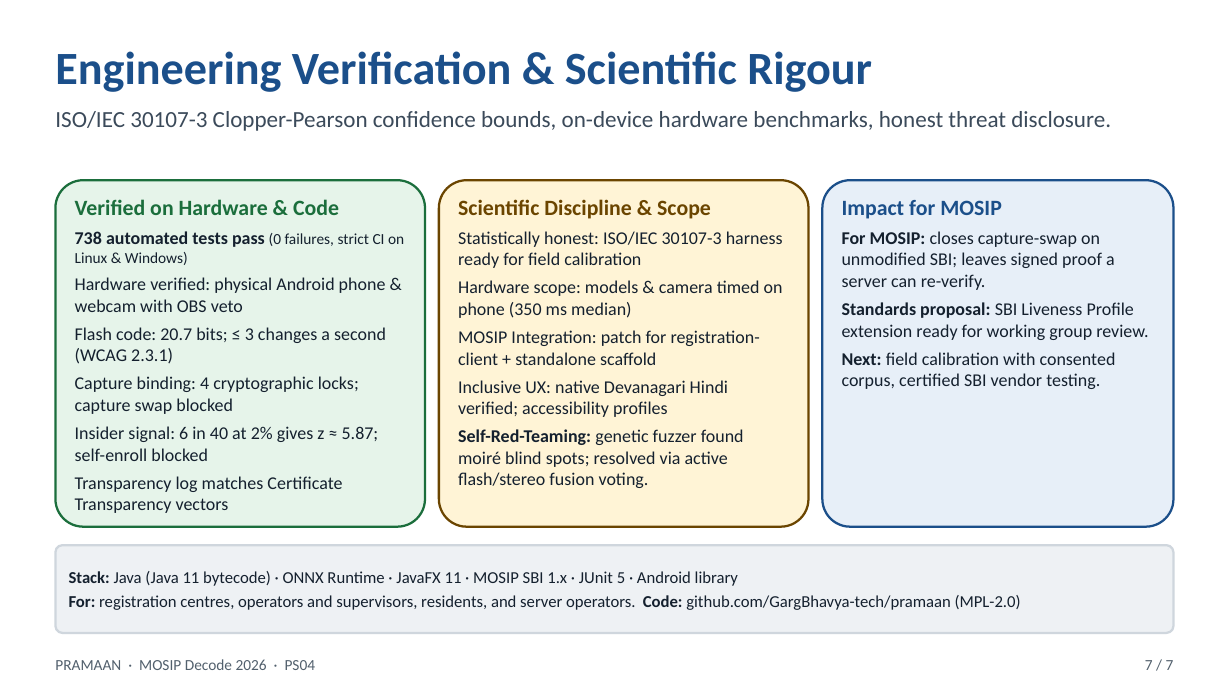
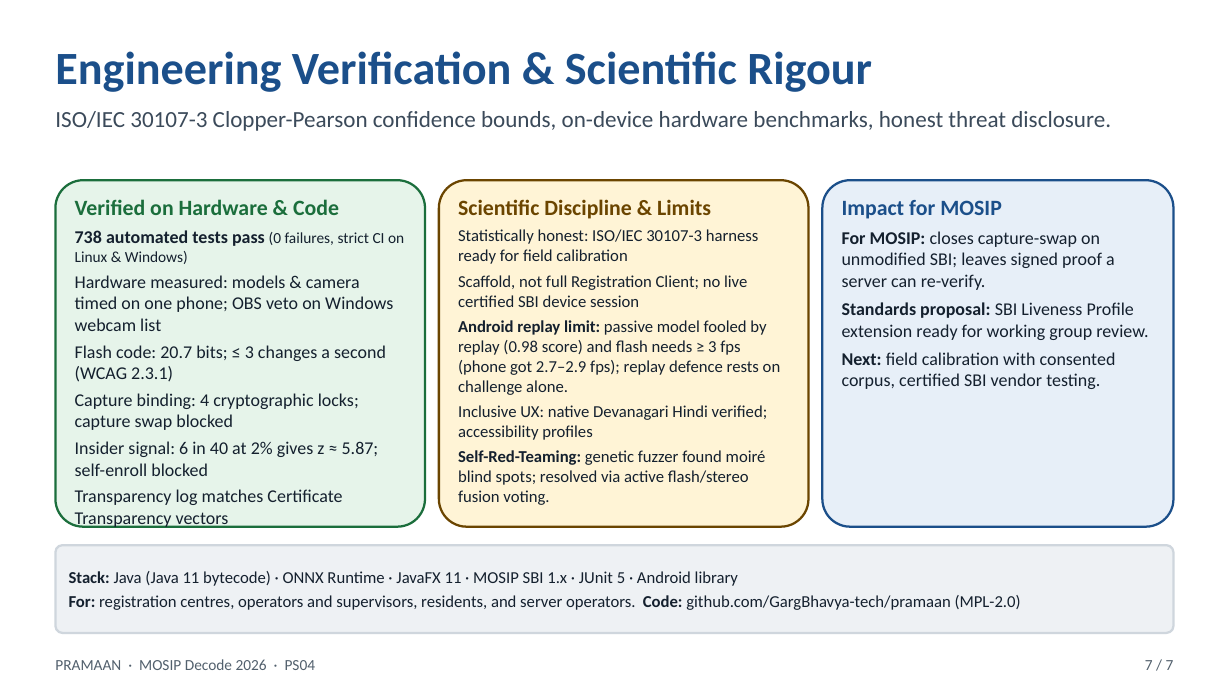
Before and after one commit to GargBhavya-tech/pramaan, a slide deck: slide 7 of docs/submission/PRAMAAN-pitch-7slides.pptx. Drawn at 1232x693 pixels with LibreOffice and Linux fonts; fonts in the diff are those of the drawing. Boxes give left, top, right and bottom in pixels: in the first picture for what was removed or moved away, otherwise in the second. Text is boxed around its words. In the diff, an @@ line names an element or a change of style, - is before the commit and + after.

```diff
--- a/docs/submission/PRAMAAN-pitch-7slides.pptx
+++ b/docs/submission/PRAMAAN-pitch-7slides.pptx
@@ text in rounded rectangle at [75,199,404,528]: less space between paragraphs @@
@@ text in rounded rectangle at [458,199,711,219]: text changed @@
-Scientific Discipline & Scope
+Scientific Discipline & Limits
@@ text in rounded rectangle at [458,229,768,505]: size 14 to 13 pt in "Statistically honest: ISO/IEC 30107-3 harness ready for ...", "Inclusive UX: native Devanagari Hindi verified; accessibilit ...", "Self-Red-Teaming: genetic fuzzer found moiré blind spots; ..."; less space between paragraphs @@
@@ text in rounded rectangle at [75,275,393,331]: text changed @@
-Hardware verified: physical Android phone & webcam with OBS veto
+Hardware measured: models & camera timed on one phone; OBS veto on Windows webcam list
@@ text in rounded rectangle at [458,275,781,395]: text changed; size 14 to 13 pt @@
-Hardware scope: models & camera timed on phone (350 ms median)
-MOSIP Integration: patch for registration-client + standalone scaffold
+Scaffold, not full Registration Client; no live certified SBI device session
+Android replay limit: passive model fooled by replay (0.98 score) and flash needs ≥ 3 fps (phone got 2.7–2.9 fps); replay defence rests on challenge alone.
```
Also in this commit, not shown: 2 other slides changed, 7 other files.
